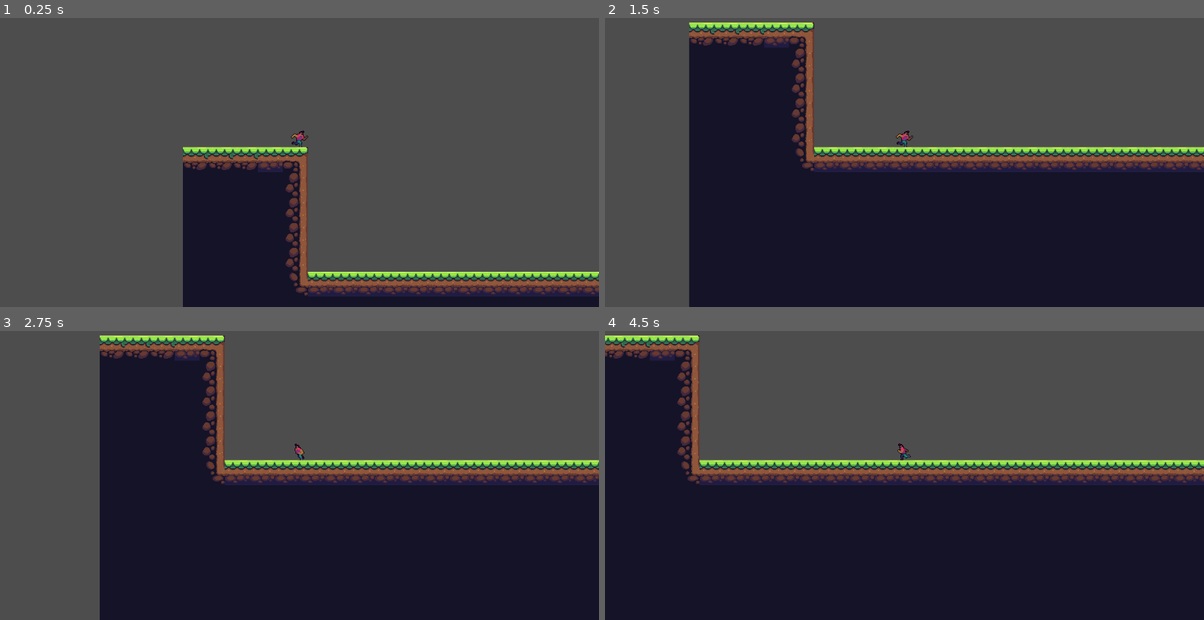
Above: before the commit, frames 1-4 (two rows, left to right).
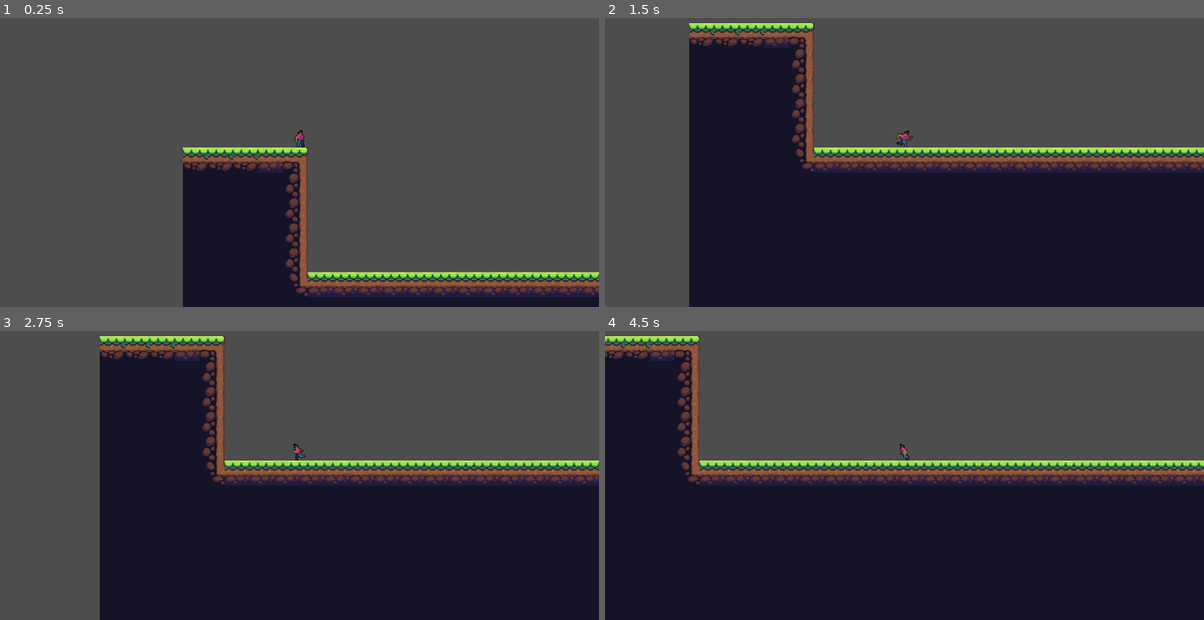
Above: after the commit, the same moments.

Repository: Arfitale/GameDevS01E01
Game: Godot game, scene res://scene/level/level_template.tscn
Same seed, same stepped clock (60 frames per second), same inputs: the game is played once before the commit and once after it.
Inputs:
- Up to frame 1 (0.25 s): no input
- Up to frame 2 (1.5 s): tap Enter at 0.5 s; hold Right (move_right) from 0.53 s (still down); tap Up (jump) at 0.77 s
- Up to frame 3 (2.75 s): tap Up (jump) at 1.52 s; release Right (move_right) at 2.03 s; hold Left (move_left) from 2.03 s (still down)
- Up to frame 4 (4.5 s): release Left (move_left) at 2.78 s; hold Right (move_right) 2.78-4.28 s; tap Up (jump) at 3.02, 3.77 s; hold Left (move_left) from 4.28 s (still down)

The runs differ from the first frame. In frame 1, 2.1% of the frame differs, in the area x 30-100%, y 38-97%; in frame 2, 2.5%; in frame 3, 2.5%; in frame 4, 3.0%, in the area x 0-100%, y 1-54%.

Commit message:
switch to AnimationPlayer for player character

Diff:
--- a/logic/character/player.gd
+++ b/logic/character/player.gd
@@ -5,12 +5,9 @@
 var speed: float = 200.0
 var jump_impulse: float = -300.0
 
-@onready var animated_sprite: AnimatedSprite2D = $AnimatedSprite
+@onready var animation_player: AnimationPlayer = $AnimationPlayer
 
-func _ready():
-	animated_sprite.play("run")
-
-func _physics_process(delta):
+func _physics_process(delta) -> void:
 	var direction: Vector2 = Vector2.ZERO
 
 	# apply gravity
@@ -22,8 +19,8 @@
 	if direction.x != 0:
 		velocity.x = speed * direction.x
 
-		# change sprite direction
-		animated_sprite.flip_h = !isFaceRight(direction.x)
+		# Handle run animation
+		handle_run_anim(direction.x)
 	else:
 		velocity.x = move_toward(velocity.x, 0, speed)
 
@@ -36,5 +33,10 @@
 func jump(_jump_impulse: float) -> void:
 	velocity.y += _jump_impulse
 
-func isFaceRight(_horizon_direction: int) -> bool:
+func is_face_right(_horizon_direction: int) -> bool:
 	return true if _horizon_direction > 0 else false
+
+func handle_run_anim(_horizon_direction: int) -> void:
+	if _horizon_direction > 0:
+		animation_player.play('run_right')
+	else: animation_player.play('run_left')
--- a/scene/character/player/biker.tscn
+++ b/scene/character/player/biker.tscn
@@ -1,71 +1,165 @@
-[gd_scene load_steps=11 format=3 uid="uid://7b54mr5josvu"]
+[gd_scene load_steps=10 format=3 uid="uid://7b54mr5josvu"]
 
 [ext_resource type="Texture2D" uid="uid://cvuc6kmtcmk35" path="res://store/character/biker_packed.png" id="1_4mf2g"]
 [ext_resource type="Script" path="res://logic/character/player.gd" id="1_6nd4r"]
 
-[sub_resource type="AtlasTexture" id="AtlasTexture_gpojh"]
-atlas = ExtResource("1_4mf2g")
-region = Rect2(0, 480, 48, 48)
+[sub_resource type="Animation" id="Animation_0etrq"]
+length = 0.001
+tracks/0/type = "value"
+tracks/0/imported = false
+tracks/0/enabled = true
+tracks/0/path = NodePath("Sprite:flip_h")
+tracks/0/interp = 1
+tracks/0/loop_wrap = true
+tracks/0/keys = {
+"times": PackedFloat32Array(0),
+"transitions": PackedFloat32Array(1),
+"update": 1,
+"values": [false]
+}
 
-[sub_resource type="AtlasTexture" id="AtlasTexture_ietbt"]
-atlas = ExtResource("1_4mf2g")
-region = Rect2(48, 480, 48, 48)
+[sub_resource type="Animation" id="Animation_w4ccl"]
+resource_name = "run_right"
+length = 0.6
+tracks/0/type = "value"
+tracks/0/imported = false
+tracks/0/enabled = true
+tracks/0/path = NodePath("Sprite:frame")
+tracks/0/interp = 1
+tracks/0/loop_wrap = true
+tracks/0/keys = {
+"times": PackedFloat32Array(0, 0.1, 0.2, 0.3, 0.4, 0.5),
+"transitions": PackedFloat32Array(1, 1, 1, 1, 1, 1),
+"update": 1,
+"values": [80, 81, 82, 83, 84, 85]
+}
+tracks/1/type = "value"
+tracks/1/imported = false
+tracks/1/enabled = true
+tracks/1/path = NodePath("Sprite:flip_h")
+tracks/1/interp = 1
+tracks/1/loop_wrap = true
+tracks/1/keys = {
+"times": PackedFloat32Array(0),
+"transitions": PackedFloat32Array(1),
+"update": 1,
+"values": [false]
+}
 
-[sub_resource type="AtlasTexture" id="AtlasTexture_yvh6h"]
-atlas = ExtResource("1_4mf2g")
-region = Rect2(96, 480, 48, 48)
+[sub_resource type="Animation" id="Animation_begpb"]
+resource_name = "run_left"
+length = 0.6
+tracks/0/type = "value"
+tracks/0/imported = false
+tracks/0/enabled = true
+tracks/0/path = NodePath("Sprite:frame")
+tracks/0/interp = 1
+tracks/0/loop_wrap = true
+tracks/0/keys = {
+"times": PackedFloat32Array(0, 0.1, 0.2, 0.3, 0.4, 0.5),
+"transitions": PackedFloat32Array(1, 1, 1, 1, 1, 1),
+"update": 1,
+"values": [80, 81, 82, 83, 84, 85]
+}
+tracks/1/type = "value"
+tracks/1/imported = false
+tracks/1/enabled = true
+tracks/1/path = NodePath("Sprite:flip_h")
+tracks/1/interp = 1
+tracks/1/loop_wrap = true
+tracks/1/keys = {
+"times": PackedFloat32Array(0),
+"transitions": PackedFloat32Array(1),
+"update": 1,
+"values": [true]
+}
 
-[sub_resource type="AtlasTexture" id="AtlasTexture_j0qg4"]
-atlas = ExtResource("1_4mf2g")
-region = Rect2(144, 480, 48, 48)
+[sub_resource type="Animation" id="Animation_7okly"]
+resource_name = "idle_right"
+length = 0.4
+loop_mode = 1
+tracks/0/type = "value"
+tracks/0/imported = false
+tracks/0/enabled = true
+tracks/0/path = NodePath("Sprite:frame")
+tracks/0/interp = 1
+tracks/0/loop_wrap = true
+tracks/0/keys = {
+"times": PackedFloat32Array(0, 0.1, 0.2, 0.3),
+"transitions": PackedFloat32Array(1, 1, 1, 1),
+"update": 1,
+"values": [56, 57, 58, 59]
+}
+tracks/1/type = "value"
+tracks/1/imported = false
+tracks/1/enabled = true
+tracks/1/path = NodePath("Sprite:flip_h")
+tracks/1/interp = 1
+tracks/1/loop_wrap = true
+tracks/1/keys = {
+"times": PackedFloat32Array(0),
+"transitions": PackedFloat32Array(1),
+"update": 1,
+"values": [false]
+}
 
-[sub_resource type="AtlasTexture" id="AtlasTexture_tb2r0"]
-atlas = ExtResource("1_4mf2g")
-region = Rect2(192, 480, 48, 48)
+[sub_resource type="Animation" id="Animation_vbcnl"]
+resource_name = "idle_left"
+length = 0.4
+loop_mode = 1
+tracks/0/type = "value"
+tracks/0/imported = false
+tracks/0/enabled = true
+tracks/0/path = NodePath("Sprite:frame")
+tracks/0/interp = 1
+tracks/0/loop_wrap = true
+tracks/0/keys = {
+"times": PackedFloat32Array(0, 0.1, 0.2, 0.3),
+"transitions": PackedFloat32Array(1, 1, 1, 1),
+"update": 1,
+"values": [56, 57, 58, 59]
+}
+tracks/1/type = "value"
+tracks/1/imported = false
+tracks/1/enabled = true
+tracks/1/path = NodePath("Sprite:flip_h")
+tracks/1/interp = 1
+tracks/1/loop_wrap = true
+tracks/1/keys = {
+"times": PackedFloat32Array(0),
+"transitions": PackedFloat32Array(1),
+"update": 1,
+"values": [true]
+}
 
-[sub_resource type="AtlasTexture" id="AtlasTexture_6xipa"]
-atlas = ExtResource("1_4mf2g")
-region = Rect2(240, 480, 48, 48)
-
-[sub_resource type="SpriteFrames" id="SpriteFrames_h8j0l"]
-animations = [{
-"frames": [{
-"duration": 1.0,
-"texture": SubResource("AtlasTexture_gpojh")
-}, {
-"duration": 1.0,
-"texture": SubResource("AtlasTexture_ietbt")
-}, {
-"duration": 1.0,
-"texture": SubResource("AtlasTexture_yvh6h")
-}, {
-"duration": 1.0,
-"texture": SubResource("AtlasTexture_j0qg4")
-}, {
-"duration": 1.0,
-"texture": SubResource("AtlasTexture_tb2r0")
-}, {
-"duration": 1.0,
-"texture": SubResource("AtlasTexture_6xipa")
-}],
-"loop": true,
-"name": &"run",
-"speed": 5.0
-}]
+[sub_resource type="AnimationLibrary" id="AnimationLibrary_yg8xw"]
+_data = {
+"RESET": SubResource("Animation_0etrq"),
+"idle_left": SubResource("Animation_vbcnl"),
+"idle_right": SubResource("Animation_7okly"),
+"run_left": SubResource("Animation_begpb"),
+"run_right": SubResource("Animation_w4ccl")
+}
 
 [sub_resource type="RectangleShape2D" id="RectangleShape2D_21p5o"]
-size = Vector2(20, 32)
+size = Vector2(20, 31)
 
 [node name="Player" type="CharacterBody2D"]
 script = ExtResource("1_6nd4r")
 
-[node name="AnimatedSprite" type="AnimatedSprite2D" parent="."]
-sprite_frames = SubResource("SpriteFrames_h8j0l")
-animation = &"run"
-frame = 2
-frame_progress = 0.296152
+[node name="Sprite" type="Sprite2D" parent="."]
+texture = ExtResource("1_4mf2g")
+hframes = 8
+vframes = 12
+frame = 56
+
+[node name="AnimationPlayer" type="AnimationPlayer" parent="."]
+libraries = {
+"": SubResource("AnimationLibrary_yg8xw")
+}
 
 [node name="CollisionShape" type="CollisionShape2D" parent="."]
+position = Vector2(0, 1.5)
 shape = SubResource("RectangleShape2D_21p5o")
 
 [node name="Camera" type="Camera2D" parent="."]
